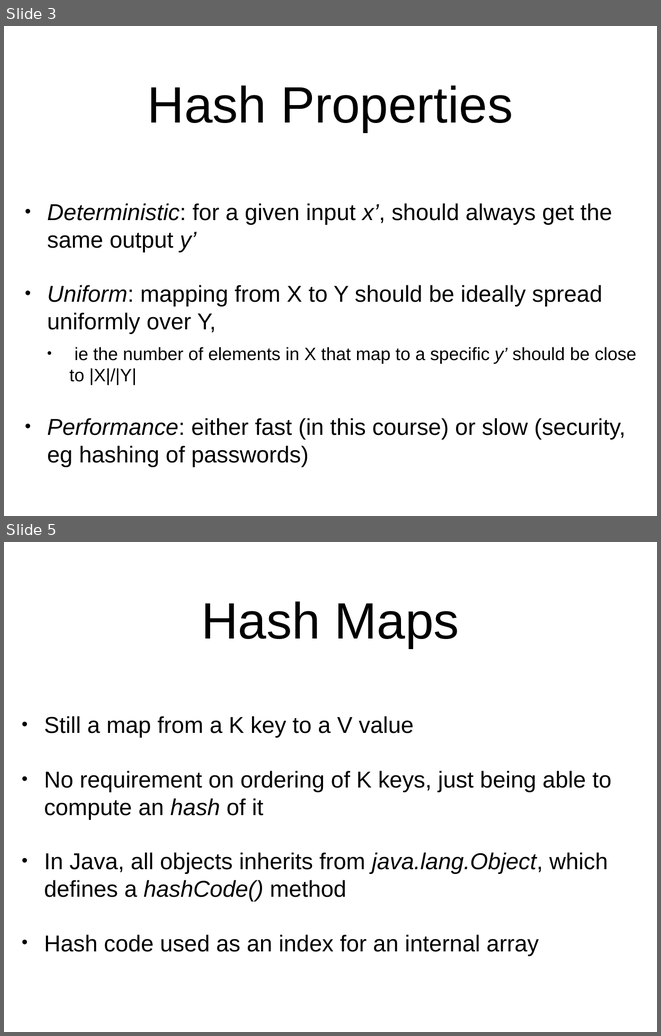
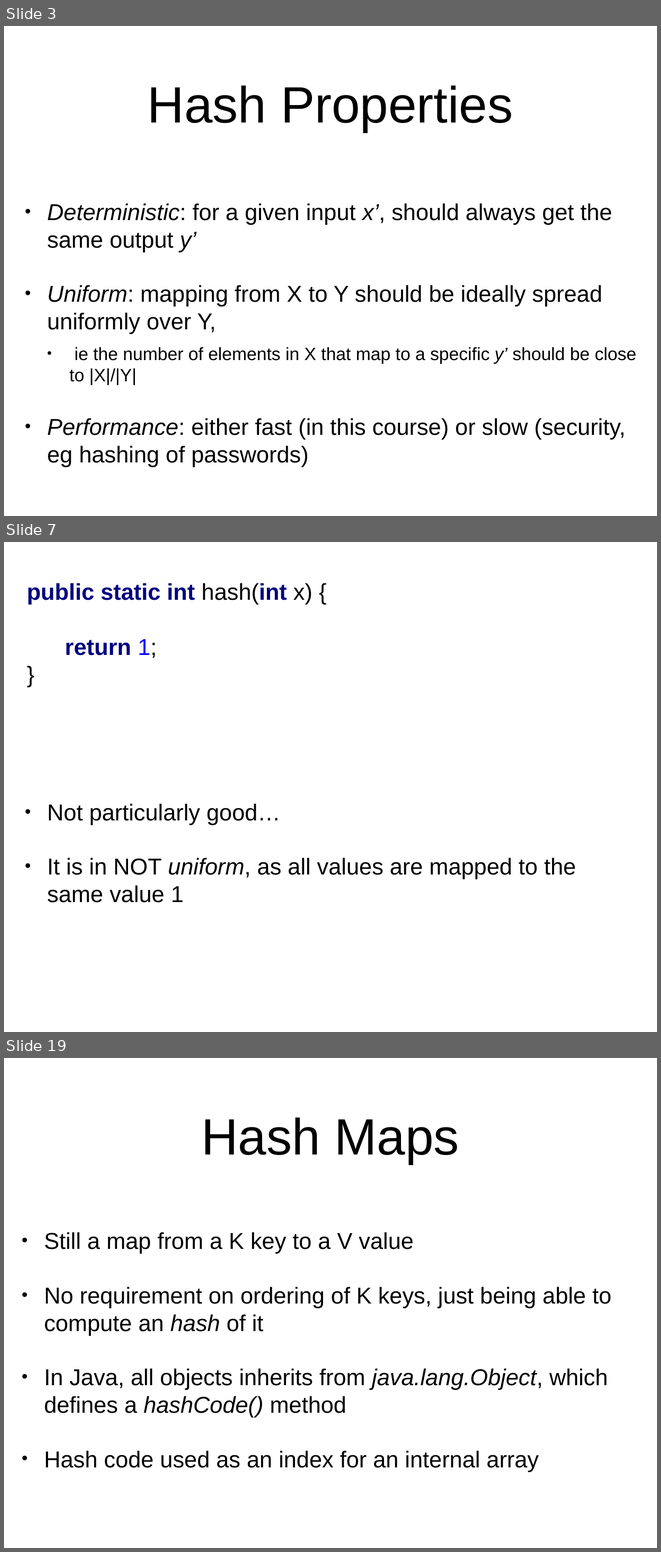
Before and after one commit to arcuri82/algorithms, a slide deck: docs/slides/06/06_hash_maps.pptx. Shown one above the other, each under a label of ours: slides 3 and 5 before the commit, slides 3, 7 and 19 after it; the slides between them are not shown. The pictures are 661x1036 and 661x1552 pixels, drawn with LibreOffice and Linux fonts; fonts in the diff are those of the drawing. Boxes give left, top, right and bottom in pixels: in the first picture for what was removed or moved away, otherwise in the second. Text is boxed around its words. In the diff, an @@ line names an element or a change of style, - is before the commit and + after.

```diff
--- a/docs/slides/06/06_hash_maps.pptx
+++ b/docs/slides/06/06_hash_maps.pptx
@@ slide 7 added at (x1=4, y1=542, x2=657, y2=1032), background #FFFFFF @@
@@ text added at (x1=27, y1=583, x2=312, y2=658), 36 pt, text #000080, bold @@
+public static int hash(int x) {
+return 1;
+}
@@ text added at (x1=47, y1=803, x2=576, y2=902), 36 pt, text #000000 @@
+• Not particularly good…
+• It is in NOT uniform, as all values are mapped to the same value 1
@@ what was slide 5 is now slide 19 @@
```
Also in this commit, not shown: 5 slides changed, 18 other slides added, 9 other files.
